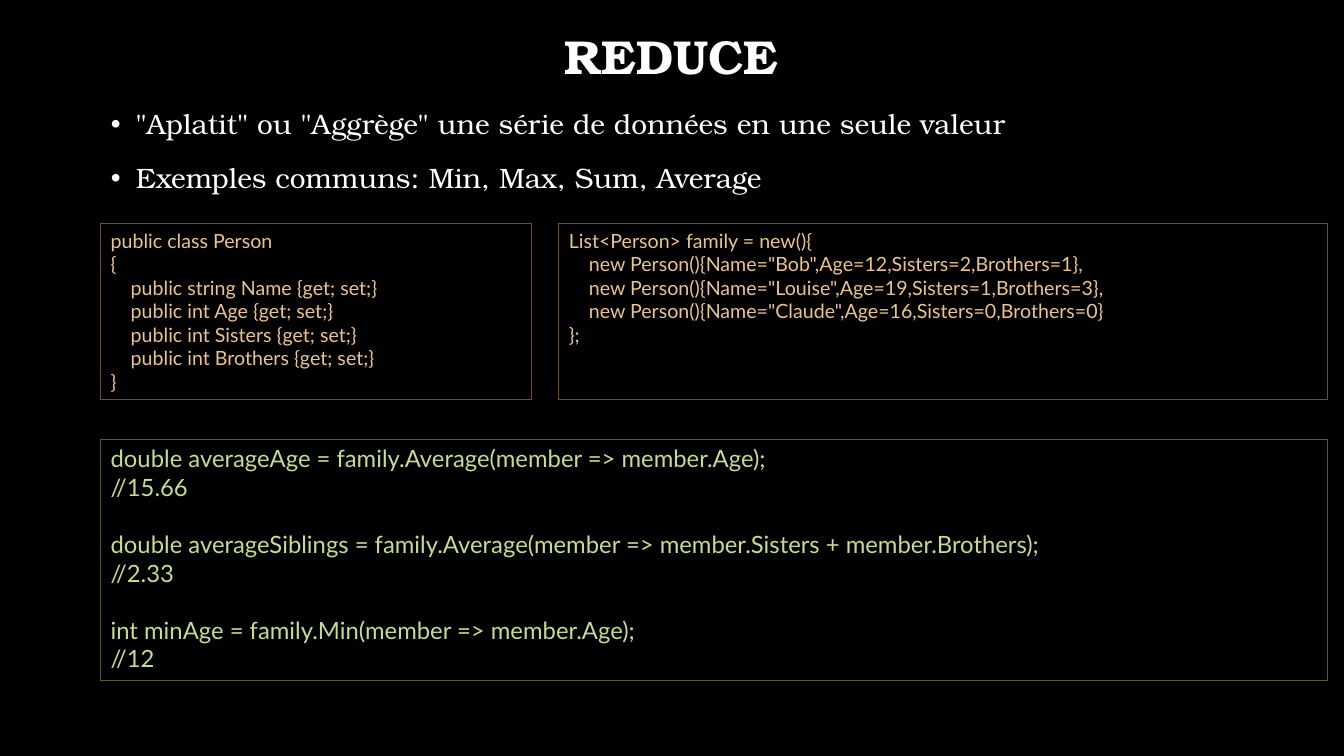
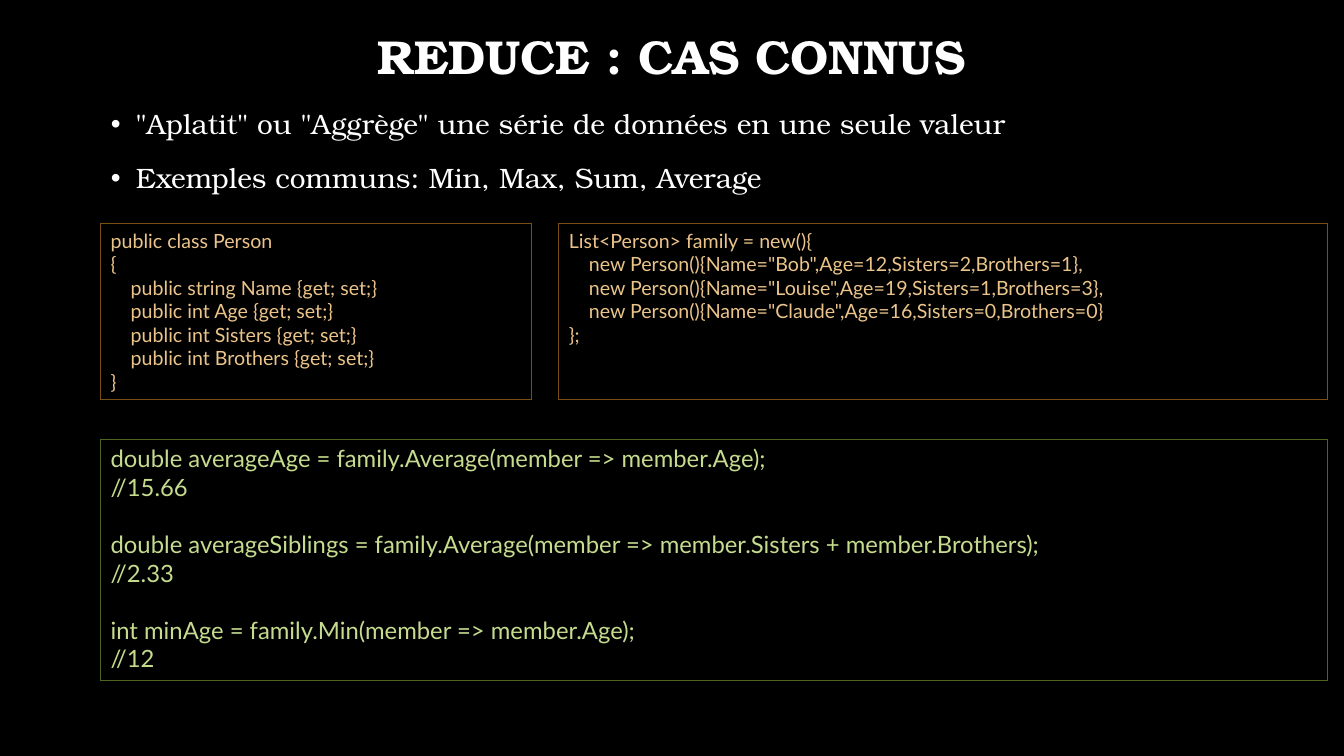
Before and after one commit to jonathanMelly/323-Programmation_fonctionnelle, a slide deck: slide 3 of supports/source/03-Reduce.pptx (slide 2 before the commit). Drawn at 1344x756 pixels with LibreOffice and Linux fonts; fonts in the diff are those of the drawing; background and template pictures are left out. Boxes give left, top, right and bottom in pixels: in the first picture for what was removed or moved away, otherwise in the second. Text is boxed around its words. In the diff, an @@ line names an element or a change of style, - is before the commit and + after.

Commit message:
feat(reduce ppt): added a trial of metaphore...

```diff
--- a/supports/source/03-Reduce.pptx
+++ b/supports/source/03-Reduce.pptx
@@ title at (x1=377, y1=41, x2=965, y2=75): text changed @@
-REDUCE
+REDUCE : CAS CONNUS
```
Also in this commit, not shown: 1 slide added.
